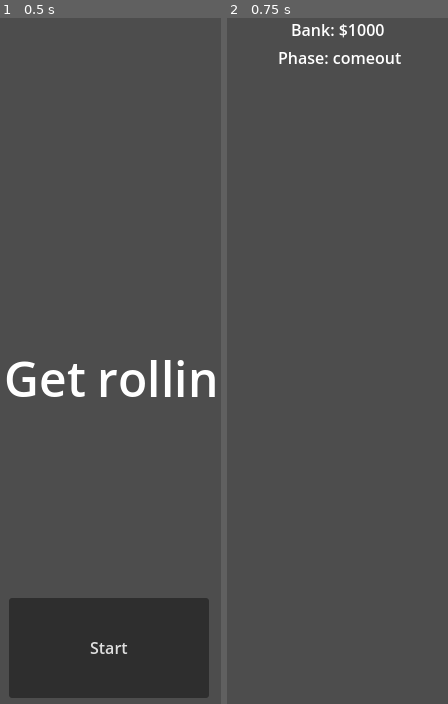
Above: before the commit, frames 1-2 (left to right).
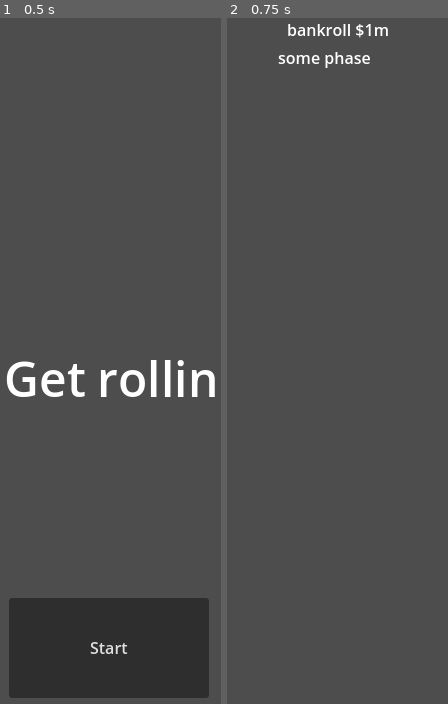
Above: after the commit, the same moments.

Repository: asarenski/godotCraps
Game: Godot game, scene res://src/scenes/main.tscn
The game is run twice, just before and just after one commit, with the same random seed, the same clock (stepped at 60 frames per second) and the same inputs.
Inputs:
- Up to frame 1 (0.5 s): no input
- Up to frame 2 (0.75 s): click "Start" at 0.5 s

Frame 1 is identical in both runs. In frame 2, 1.0% of the frame differs, in the area x 23-79%, y 0-8%.

Commit message:
trying to start state machine

Diff:
--- /dev/null
+++ b/src/scenes/come_out_state.gd
@@ -0,0 +1,7 @@
+extends State
+
+class_name ComeOutState
+
+func _ready() -> void:
+	game_phase = State.GamePhase.COME_OUT
+	point = null
--- a/src/scenes/hud.gd
+++ b/src/scenes/hud.gd
@@ -4,5 +4,6 @@
 	hide()
 
 func on_start_game():
-	print('HUD started')
 	show()
+	$Bankroll.text = "bankroll $1m"
+	$Phase.text = "some phase"
--- a/src/scenes/main.gd
+++ b/src/scenes/main.gd
@@ -4,5 +4,5 @@
 	$Start.start_game.connect(_on_start_game)
 
 func _on_start_game():
-	print('main started')
+	PersistentState.new()
 	$HUD.on_start_game()
--- a/src/scenes/main.tscn
+++ b/src/scenes/main.tscn
@@ -53,7 +53,6 @@
 offset_right = 20.0
 offset_bottom = 23.0
 grow_horizontal = 2
-text = "Bank: $1000"
 
 [node name="Phase" type="Label" parent="HUD"]
 anchors_preset = 5
@@ -64,6 +63,5 @@
 offset_right = 64.0
 offset_bottom = 51.0
 grow_horizontal = 2
-text = "Phase: comeout"
 
 [connection signal="pressed" from="Start/StartButton" to="Start" method="_on_start_button_pressed"]
--- /dev/null
+++ b/src/scenes/persistent_state.gd
@@ -0,0 +1,17 @@
+extends Node
+
+class_name PersistentState
+
+var state: State
+var state_factory: StateFactory
+
+func _ready():
+	state_factory = StateFactory.new()
+	change_state(StateFactory.StateNames.COME_OUT)
+
+func change_state(new_state_name: StateFactory.StateNames):
+	if state != null:
+		state.queue_free()
+	state = state_factory.get_state(new_state_name).new()
+	state.setup(Callable(self, 'change_state'), self)
+	add_child(state)
--- /dev/null
+++ b/src/scenes/point_state.gd
@@ -0,0 +1,6 @@
+extends State
+
+class_name PointState
+
+func _ready() -> void:
+	game_phase = State.GamePhase.POINT
--- a/src/scenes/start.gd
+++ b/src/scenes/start.gd
@@ -4,6 +4,5 @@
 signal start_game
 
 func _on_start_button_pressed():
-	print('start button pressed')
 	hide()
 	start_game.emit()
--- /dev/null
+++ b/src/scenes/state.gd
@@ -0,0 +1,25 @@
+extends Node
+
+class_name State
+
+# Game phases
+enum GamePhase {
+	COME_OUT,    # Initial roll phase
+	POINT,       # Point established phase
+	RESOLUTION   # Resolving bets phase
+}
+
+# Bet types
+enum BetType {
+	PASS_LINE,
+}
+
+# Initial game state
+var game_phase = GamePhase.COME_OUT
+var point = null
+var bankroll = 1000
+
+var change_state: Callable
+func setup(change_state: Callable, persistent_state: PersistentState):
+	self.change_state = change_state
+	self.persistent_state = persistent_state
--- /dev/null
+++ b/src/scenes/state_factory.gd
@@ -0,0 +1,22 @@
+extends Node
+
+class_name StateFactory
+
+var states
+
+enum StateNames {
+	COME_OUT,
+	POINT
+}
+
+func _init():
+	states = {
+		StateNames.COME_OUT: ComeOutState,
+		StateNames.POINT: PointState
+}
+
+func get_state(state_name):
+	if states.has(state_name):
+		return states.get(state_name)
+	else:
+		printerr("No state ", state_name, " in state factory!")
Not shown, added: src/scenes/come_out_state.gd.uid
Not shown, added: src/scenes/persistent_state.gd.uid
Not shown, added: src/scenes/point_state.gd.uid
Not shown, added: src/scenes/state.gd.uid
Not shown, added: src/scenes/state_factory.gd.uid
